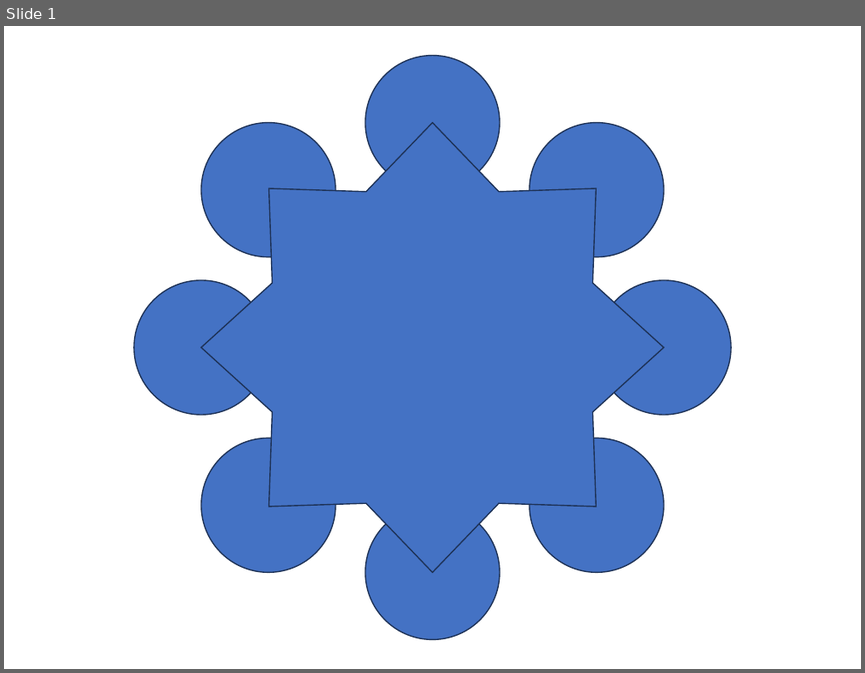
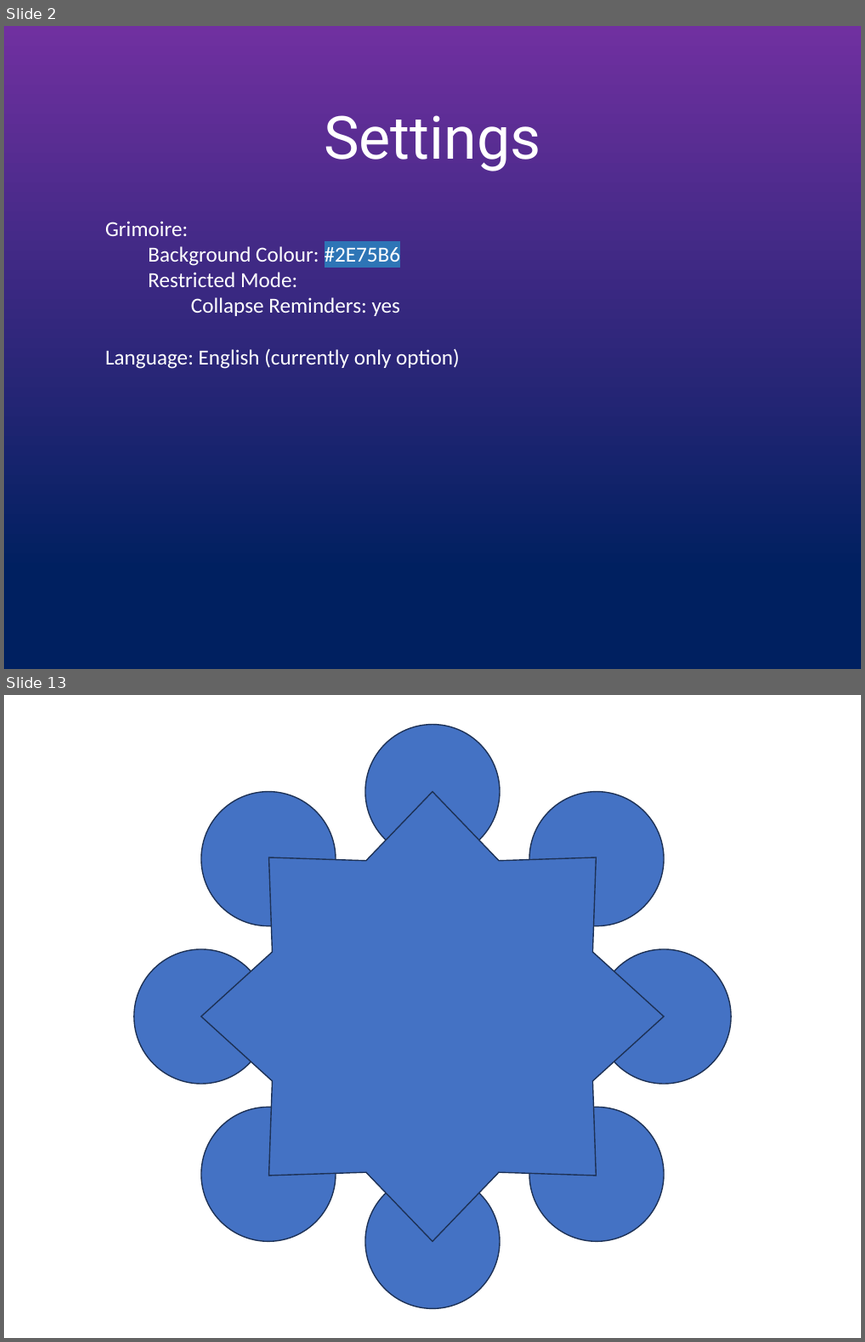
Before and after one commit to Nathan3-14/grimoire-nea, a slide deck: mockup.pptx. Shown one above the other, each under a label of ours: slide 1 before the commit, slides 2 and 13 after it; the slides between them are not shown. The pictures are 865x673 and 865x1342 pixels, drawn with LibreOffice and Linux fonts; fonts in the diff are those of the drawing. Boxes give left, top, right and bottom in pixels: in the first picture for what was removed or moved away, otherwise in the second. Text is boxed around its words. In the diff, an @@ line names an element or a change of style, - is before the commit and + after.

```diff
--- a/mockup.pptx
+++ b/mockup.pptx
@@ slide 2 added at box(4, 26, 861, 669), background gradient #7030A0 to #002060 @@
@@ text added at box(324, 115, 540, 171), 50 pt, text #FFFFFF @@
+Settings
@@ text added at box(105, 221, 460, 369), 18 pt, text #FFFFFF @@
+Grimoire:
+Background Colour: #2E75B6
+Restricted Mode:
+Collapse Reminders: yes
+Language: English (currently only option)
@@ what was slide 1 is now slide 13 @@
```
Also in this commit, not shown: 15 other slides added, 2 slides removed.
